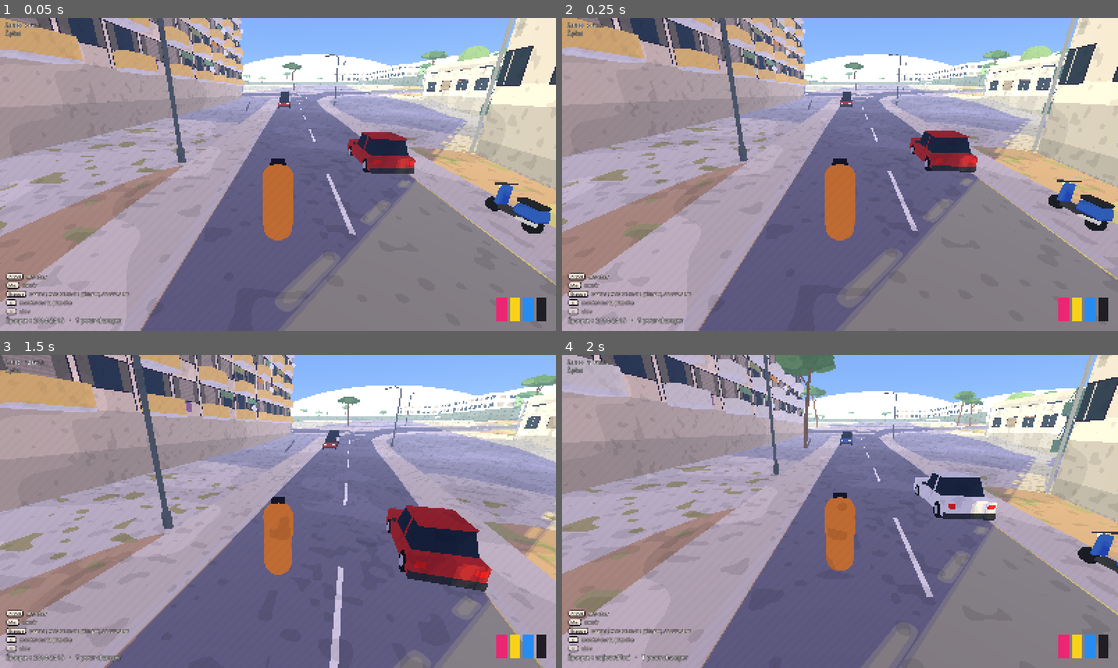
Above: before the commit, frames 1-4 (two rows, left to right).
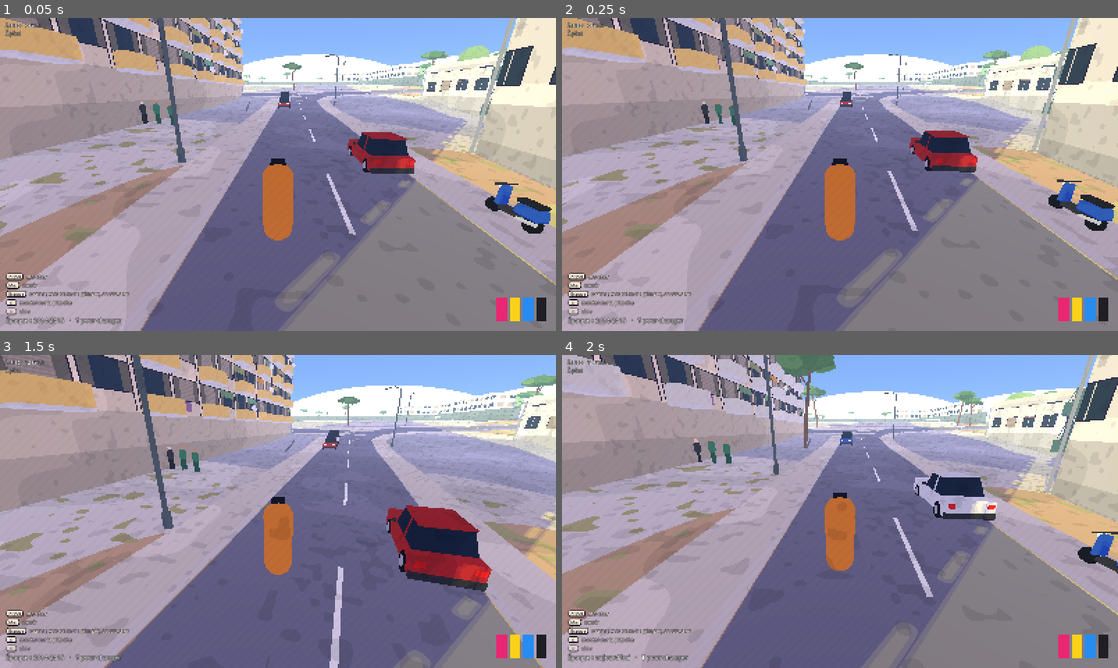
Above: after the commit, the same moments.

Repository: negoatapp-cyber/TRACE
Game: Godot game, scene res://scenes/lauriers.tscn
Two runs of this game, one before a commit and one after it. Both use one fixed random seed, a clock stepped at 60 frames per second and the inputs below.
Inputs (mouse positions are in pixels of both pictures, inside the frame that each line leads up to):
- Up to frame 1 (0.05 s): no input
- Up to frame 2 (0.25 s): no input
- Up to frame 3 (1.5 s): tap Enter (ui_accept) at 0.5 s; move the mouse to (305, 511) at 0.52 s; hold G (graff) 0.53-1.28 s; hold W (move_forward) from 0.53 s (still down); click (305, 511) at 0.67 s; tap Space (jump) at 0.77 s; tap Shift (push) at 0.8, 1.35 s; move the mouse to (250, 511) at 1.27 s
- Up to frame 4 (2 s): keep holding W (move_forward); tap Space (jump) at 1.52 s; tap T at 1.55 s

The runs differ from the first frame. In frame 1, 0.2% of the frame differs, in the area x 25-32%, y 26-35%; in frame 2, 0.2%; in frame 3, 0.2%, in the area x 30-36%, y 28-38%; in frame 4, 0.2%.

Commit message:
J2 : habitants fictifs (passants, voisines, gardien, bande de jeunes), ils voient Loums graffer, réagissent, le gardien vient le faire partir ; témoins notés dans le graffiti, réputation par milieu
Co-Authored-By: Claude Opus 5.5 <noreply@anthropic.com>
Claude-Session: https://claude.ai/code/session_014E2dCjxvrNHpEzHYuDe4HQ

Diff:
--- a/scenes/lauriers.tscn
+++ b/scenes/lauriers.tscn
@@ -1,9 +1,10 @@
-[gd_scene load_steps=8 format=3]
+[gd_scene load_steps=9 format=3]
 
 [ext_resource type="PackedScene" path="res://scenes/player.tscn" id="1_player"]
 [ext_resource type="Script" path="res://scripts/quartier_reel.gd" id="2_quartier"]
 [ext_resource type="Script" path="res://scripts/graffiti.gd" id="3_graffiti"]
 [ext_resource type="Script" path="res://scripts/style_bd.gd" id="4_style"]
+[ext_resource type="Script" path="res://scripts/habitants.gd" id="5_habitants"]
 
 [sub_resource type="ProceduralSkyMaterial" id="SkyMat"]
 sky_top_color = Color(0.16, 0.38, 0.74, 1)
@@ -68,3 +69,6 @@
 
 [node name="StyleBD" type="Node" parent="."]
 script = ExtResource("4_style")
+
+[node name="Habitants" type="Node3D" parent="."]
+script = ExtResource("5_habitants")
--- a/scripts/graffiti.gd
+++ b/scripts/graffiti.gd
@@ -79,6 +79,8 @@
 		_suivre_le_geste(delta)
 		var e: Dictionary = _etapes[_etape_i]
 		_texte.text = "%s   ·   %d/%d : %s" % [NOMS[_trace_g.t], _etape_i + 1, _etapes.size(), e.titre] if _etapes.size() > 1 else (("TRACE TON TAG" if expert else "TAG") if _trace_g.t == "tag" else NOMS[_trace_g.t])
+		if _message_t > 0.0 and _message.begins_with("VU"):
+			_texte.text += "\n" + _message
 		_barre.visible = false
 		if _trace.fini_de_taper():
 			_etape_finie(_trace.peinture, _trace.qualite())
@@ -129,6 +131,27 @@
 
 func couleur_en_cours() -> Color:
 	return COULEURS[int(_trace_g.get("c", couleur)) % COULEURS.size()]
+
+
+## Un habitant a vu Loums peindre (habitants.gd) : noté dans le graffiti en cours.
+func vu_par(role: String) -> void:
+	if _trace_g.is_empty():
+		return
+	var t: Array = _trace_g.get("temoins", [])
+	t.append(role)
+	_trace_g["temoins"] = t
+	var qui := {"passant": "un passant", "voisine": "une voisine", "gardien": "le gardien", "jeune": "les jeunes"}
+	_message = "VU par %s" % qui.get(role, role)
+	_message_t = 2.5
+
+
+## Le gardien arrive : on arrête là (un flop ou une pièce restent au mur, à moitié faits).
+func chasse_par(qui: String) -> void:
+	if _trace == null:
+		return
+	_interrompre()
+	_message = "%s t'a fait partir" % (qui.substr(0, 1).to_upper() + qui.substr(1))
+	_message_t = 3.5
 
 
 ## Simple (Loums peint tout seul) ou expert (on trace soi-même sur le calque).
--- /dev/null
+++ b/scripts/habitants.gd
@@ -0,0 +1,349 @@
+extends Node3D
+## TRACE — les habitants du quartier (J2). Le lieu est réel, les habitants sont fictifs.
+## Chacun a un rôle, un trajet et une façon de réagir quand il voit Loums graffer :
+##   passant  : marche sur les trottoirs, s'arrête, regarde, repart ;
+##   voisine  : fait ses courses autour de la barre, n'aime pas ça et le dit ;
+##   gardien  : tourne autour de la barre et du parking ; s'il voit Loums peindre, il vient le faire partir ;
+##   jeune    : traîne en bande au pied des immeubles ; ça l'impressionne.
+## Être vu laisse une trace : chaque témoin est noté dans le graffiti (pour J3, le simulateur).
+
+const VUE_DISTANCE := 22.0
+const VUE_ANGLE := deg_to_rad(75)       ## demi-angle du regard
+const GARDIEN_PORTEE := 1.8              ## à cette distance, il interrompt le graffiti
+const REPLIQUES := {
+	"passant": ["Hé…", "Tranquille, toi.", "Encore un…"],
+	"voisine": ["Oh ! C'est pas chez toi ici !", "Je vais le dire au gardien !", "Ça va, les murs sont propres peut-être ?"],
+	"gardien": ["Hé toi ! Arrête ça !", "Bouge de là !"],
+	"jeune": ["Vas-y Loums !", "Ah ouais, propre !", "Fais-le en grand !"],
+}
+const TENUES := {
+	"passant": [Color(0.30, 0.36, 0.50), Color(0.55, 0.45, 0.35), Color(0.25, 0.25, 0.28), Color(0.62, 0.30, 0.28)],
+	"voisine": [Color(0.55, 0.35, 0.55), Color(0.70, 0.55, 0.40)],
+	"gardien": [Color(0.18, 0.28, 0.45)],
+	"jeune": [Color(0.15, 0.15, 0.16), Color(0.85, 0.85, 0.82), Color(0.20, 0.45, 0.30)],
+}
+const PEAUX := [Color(0.94, 0.78, 0.62), Color(0.78, 0.56, 0.38), Color(0.55, 0.36, 0.22), Color(0.36, 0.24, 0.16)]
+
+var quartier: Node
+var graffiti: Node
+var joueur: Node3D
+var habitants: Array = []
+var reputation := {"jeunes": 0, "voisins": 0, "gardien": 0}   ## ce que le quartier pense de Loums (J3)
+var _rng := RandomNumberGenerator.new()
+var _t_vue := 0.0
+
+
+class Habitant extends CharacterBody3D:
+	var role := "passant"
+	var route: PackedVector3Array = PackedVector3Array()
+	var i := 0
+	var sens := 1
+	var vitesse := 1.2
+	var pause := 0.0
+	var etat := "marche"         ## marche, regarde, va_vers, reste
+	var bulle: Label3D
+	var bulle_t := 0.0
+	var corps: Node3D
+	var a_vu := false            ## a déjà vu le graffiti en cours
+	var bloque_t := 0.0
+	var _pas := 0.0
+
+	func avant() -> Vector3:
+		return -global_transform.basis.z
+
+
+func _ready() -> void:
+	_rng.seed = 13013
+	quartier = get_node_or_null("../Quartier")
+	graffiti = get_node_or_null("../Graffiti")
+	joueur = get_node_or_null("../Player")
+	call_deferred("_peupler")
+
+
+func _routes() -> Array:
+	var routes: Array = []
+	var f := FileAccess.open("res://data/quartier_reel.txt", FileAccess.READ)
+	if f == null:
+		return routes
+	var epoque: String = str(quartier.get("epoque")) if quartier else "avant"
+	while not f.eof_reached():
+		var l := f.get_line().strip_edges()
+		if not l.begins_with("R|"):
+			continue
+		var champs := l.split("|")
+		if champs.size() < 4:
+			continue
+		if champs.size() > 4 and champs[4].begins_with("@") and champs[4] != "@" + epoque:
+			continue
+		var pts: Array = []
+		for c in champs[3].split(" ", false):
+			var xy := c.split(",")
+			if xy.size() == 2:
+				pts.append(Vector2(float(xy[0]), float(xy[1])))
+		if pts.size() >= 2:
+			routes.append(pts)
+	return routes
+
+
+## Un trottoir : la rue décalée sur un côté, avec l'altitude du terrain.
+func _trottoir(pts: Array, cote: float, debut: int, nb: int) -> PackedVector3Array:
+	var r := PackedVector3Array()
+	for k in range(debut, mini(pts.size(), debut + nb)):
+		var a: Vector2 = pts[maxi(k - 1, 0)]
+		var b: Vector2 = pts[mini(k + 1, pts.size() - 1)]
+		var d := (b - a).normalized()
+		var n := Vector2(-d.y, d.x) * cote
+		var p: Vector2 = pts[k] + n * 5.0
+		r.append(Vector3(p.x, _h(p.x, p.y), p.y))
+	return r
+
+
+func _h(x: float, z: float) -> float:
+	return quartier.call("h", x, z) if quartier else 0.0
+
+
+func _peupler() -> void:
+	var routes := _routes()
+	var centre := Vector2(20, -60)
+	var proches: Array = []
+	for pts in routes:
+		for p in pts:
+			if (p as Vector2).distance_to(centre) < 170.0:
+				proches.append(pts)
+				break
+	# passants : sur les trottoirs des rues proches
+	for k in 7:
+		if proches.is_empty():
+			break
+		var pts: Array = proches[_rng.randi() % proches.size()]
+		var debut := _rng.randi() % maxi(1, pts.size() - 1)
+		var r := _trottoir(pts, 1.0 if _rng.randf() < 0.5 else -1.0, maxi(0, debut - 1), 4)
+		if r.size() >= 2:
+			_ajouter("passant", r, _rng.randf_range(1.0, 1.4))
+	# voisines et gardien : autour de la grande barre (parking devant, terrain vague derrière)
+	var tour_barre := [Vector2(-5, -150), Vector2(-40, -118), Vector2(-70, -132), Vector2(-60, -160), Vector2(-25, -175), Vector2(-5, -150)]
+	var r_gardien := PackedVector3Array()
+	for p in tour_barre:
+		r_gardien.append(Vector3(p.x, _h(p.x, p.y), p.y))
+	_ajouter("gardien", r_gardien, 1.1)
+	for k in 2:
+		var p0: Vector2 = tour_barre[k * 2] + Vector2(_rng.randf_range(-6, 6), _rng.randf_range(-6, 6))
+		var p1: Vector2 = tour_barre[k * 2 + 1] + Vector2(_rng.randf_range(-6, 6), _rng.randf_range(-6, 6))
+		_ajouter("voisine", PackedVector3Array([Vector3(p0.x, _h(p0.x, p0.y), p0.y), Vector3(p1.x, _h(p1.x, p1.y), p1.y)]), 0.8)
+	# jeunes : en bande, au pied des immeubles, près du départ
+	var bande := Vector2(48, -58)
+	for k in 3:
+		var p := bande + Vector2(k * 1.1 - 1.1, _rng.randf_range(-0.6, 0.6))
+		var h := _ajouter("jeune", PackedVector3Array([Vector3(p.x, _h(p.x, p.y), p.y)]), 0.0)
+		h.etat = "reste"
+		h.rotation.y = PI * 0.5 + (k - 1) * 0.6
+
+
+func _ajouter(role: String, route: PackedVector3Array, vitesse: float) -> Habitant:
+	var h := Habitant.new()
+	h.role = role
+	h.route = route
+	h.vitesse = vitesse
+	h.name = "Habitant_%s_%d" % [role, habitants.size()]
+	h.floor_snap_length = 0.5
+	var cs := CollisionShape3D.new()
+	var cap := CapsuleShape3D.new()
+	cap.radius = 0.28
+	cap.height = 1.7
+	cs.shape = cap
+	cs.position.y = 0.85
+	h.add_child(cs)
+	h.corps = _silhouette(role)
+	h.add_child(h.corps)
+	h.bulle = Label3D.new()
+	h.bulle.billboard = BaseMaterial3D.BILLBOARD_ENABLED
+	h.bulle.position.y = 2.25
+	h.bulle.font_size = 44
+	h.bulle.pixel_size = 0.006
+	h.bulle.outline_size = 10
+	h.bulle.modulate = Color(1, 1, 0.95)
+	h.bulle.outline_modulate = Color(0.08, 0.06, 0.1)
+	h.bulle.no_depth_test = true
+	h.bulle.visible = false
+	h.add_child(h.bulle)
+	h.add_to_group("habitant")
+	add_child(h)
+	h.global_position = route[0] + Vector3.UP * 0.1
+	habitants.append(h)
+	return h
+
+
+## Une silhouette simple, dans les aplats du rendu BD : corps, tête, jambes.
+func _silhouette(role: String) -> Node3D:
+	var racine := Node3D.new()
+	var tenue: Color = TENUES[role][_rng.randi() % TENUES[role].size()]
+	var peau: Color = PEAUX[_rng.randi() % PEAUX.size()]
+	var taille := _rng.randf_range(0.92, 1.06) * (0.93 if role == "jeune" else 1.0)
+	var piece := func(mesh: Mesh, c: Color, pos: Vector3) -> void:
+		var m := MeshInstance3D.new()
+		m.mesh = mesh
+		var mat := StandardMaterial3D.new()
+		mat.albedo_color = c
+		m.material_override = mat
+		m.position = pos
+		racine.add_child(m)
+	var buste := CapsuleMesh.new()
+	buste.radius = 0.24
+	buste.height = 0.8
+	piece.call(buste, tenue, Vector3(0, 1.15, 0))
+	var jambes := BoxMesh.new()
+	jambes.size = Vector3(0.36, 0.8, 0.2)
+	piece.call(jambes, tenue.darkened(0.35), Vector3(0, 0.42, 0))
+	var tete := SphereMesh.new()
+	tete.radius = 0.14
+	tete.height = 0.3
+	piece.call(tete, peau, Vector3(0, 1.66, 0))
+	if role == "gardien":
+		var casquette := CylinderMesh.new()
+		casquette.top_radius = 0.15
+		casquette.bottom_radius = 0.16
+		casquette.height = 0.07
+		piece.call(casquette, Color(0.12, 0.16, 0.28), Vector3(0, 1.79, 0))
+	racine.scale = Vector3.ONE * taille
+	return racine
+
+
+func _physics_process(delta: float) -> void:
+	if joueur == null:
+		return
+	var g := 9.8
+	for h: Habitant in habitants:
+		if not h.is_on_floor():
+			h.velocity.y -= g * delta
+		else:
+			h.velocity.y = 0.0
+		var cible := Vector3.ZERO
+		var v := 0.0
+		match h.etat:
+			"marche":
+				if h.pause > 0.0:
+					h.pause -= delta
+				elif h.route.size() >= 2:
+					cible = h.route[h.i]
+					v = h.vitesse
+					if Vector2(cible.x - h.global_position.x, cible.z - h.global_position.z).length() < 0.8:
+						h.i += h.sens
+						if h.i >= h.route.size() or h.i < 0:
+							h.sens = -h.sens
+							h.i = clampi(h.i + 2 * h.sens, 0, h.route.size() - 1)
+							h.pause = _rng.randf_range(1.0, 4.0)
+			"regarde":
+				h.pause -= delta
+				_tourner_vers(h, joueur.global_position, delta)
+				if h.pause <= 0.0:
+					h.etat = "marche"
+			"va_vers":
+				cible = joueur.global_position
+				v = 2.3
+				h.pause -= delta
+				if h.pause <= 0.0 or graffiti == null or graffiti.get("_trace") == null:
+					h.etat = "marche"
+			"reste":
+				_tourner_vers(h, joueur.global_position, delta * 0.3)
+		if v > 0.0:
+			var d := cible - h.global_position
+			d.y = 0.0
+			if d.length() > 0.05:
+				d = d.normalized()
+				h.velocity.x = d.x * v
+				h.velocity.z = d.z * v
+				_tourner_vers(h, h.global_position + d, delta * 2.0)
+		else:
+			h.velocity.x = move_toward(h.velocity.x, 0.0, 6.0 * delta)
+			h.velocity.z = move_toward(h.velocity.z, 0.0, 6.0 * delta)
+		h.move_and_slide()
+		# coincé contre un mur : il fait demi-tour
+		if v > 0.0 and Vector2(h.get_real_velocity().x, h.get_real_velocity().z).length() < 0.2:
+			h.bloque_t += delta
+			if h.bloque_t > 1.5 and h.etat == "marche":
+				h.sens = -h.sens
+				h.i = clampi(h.i + h.sens, 0, maxi(h.route.size() - 1, 0))
+				h.bloque_t = 0.0
+		else:
+			h.bloque_t = 0.0
+		# la démarche : un léger balancement
+		h._pas += Vector2(h.velocity.x, h.velocity.z).length() * delta * 4.0
+		h.corps.position.y = absf(sin(h._pas)) * 0.04
+		h.corps.rotation.z = sin(h._pas) * 0.04
+		if h.bulle_t > 0.0:
+			h.bulle_t -= delta
+			if h.bulle_t <= 0.0:
+				h.bulle.visible = false
+		# le gardien arrive au contact : il fait partir Loums
+		if h.role == "gardien" and h.etat == "va_vers" and graffiti and graffiti.get("_trace") != null \
+				and h.global_position.distance_to(joueur.global_position) < GARDIEN_PORTEE:
+			_dire(h, "Allez, dégage !")
+			graffiti.call("chasse_par", "le gardien")
+			reputation.gardien -= 1
+			h.etat = "regarde"
+			h.pause = 3.0
+	_t_vue -= delta
+	if _t_vue <= 0.0:
+		_t_vue = 0.2
+		_regards()
+
+
+func _tourner_vers(h: Habitant, p: Vector3, k: float) -> void:
+	var d := p - h.global_position
+	if Vector2(d.x, d.z).length() < 0.01:
+		return
+	var vise := atan2(-d.x, -d.z)
+	h.rotation.y = lerp_angle(h.rotation.y, vise, clampf(k * 4.0, 0.0, 1.0))
+
+
+## Qui voit Loums en train de peindre ? (distance, champ de vision, rien entre eux)
+func _regards() -> void:
+	var peint: bool = graffiti != null and graffiti.get("_trace") != null
+	if not peint:
+		for h: Habitant in habitants:
+			h.a_vu = false
+		return
+	var sp := get_world_3d().direct_space_state
+	var cible := joueur.global_position + Vector3.UP * 1.3
+	for h: Habitant in habitants:
+		if h.a_vu:
+			continue
+		var oeil := h.global_position + Vector3.UP * 1.6
+		var vers := cible - oeil
+		if vers.length() > VUE_DISTANCE:
+			continue
+		var plat := Vector3(vers.x, 0, vers.z).normalized()
+		if h.etat != "reste" and h.avant().angle_to(plat) > VUE_ANGLE:
+			continue
+		var q := PhysicsRayQueryParameters3D.create(oeil, cible)
+		q.exclude = [h.get_rid(), (joueur as CollisionObject3D).get_rid()]
+		if not sp.intersect_ray(q).is_empty():
+			continue
+		h.a_vu = true
+		_reagir(h)
+
+
+func _reagir(h: Habitant) -> void:
+	_dire(h, REPLIQUES[h.role][_rng.randi() % REPLIQUES[h.role].size()])
+	if graffiti:
+		graffiti.call("vu_par", h.role)
+	match h.role:
+		"gardien":
+			h.etat = "va_vers"
+			h.pause = 12.0
+			reputation.gardien -= 1
+		"voisine":
+			h.etat = "regarde"
+			h.pause = 2.5
+			reputation.voisins -= 1
+		"jeune":
+			reputation.jeunes += 1
+		_:
+			h.etat = "regarde"
+			h.pause = _rng.randf_range(2.0, 4.0)
+
+
+func _dire(h: Habitant, texte: String) -> void:
+	h.bulle.text = texte
+	h.bulle.visible = true
+	h.bulle_t = 3.0
Not shown, added: .tools/verify_habitants.gd
Not shown, added: scripts/habitants.gd.uid
